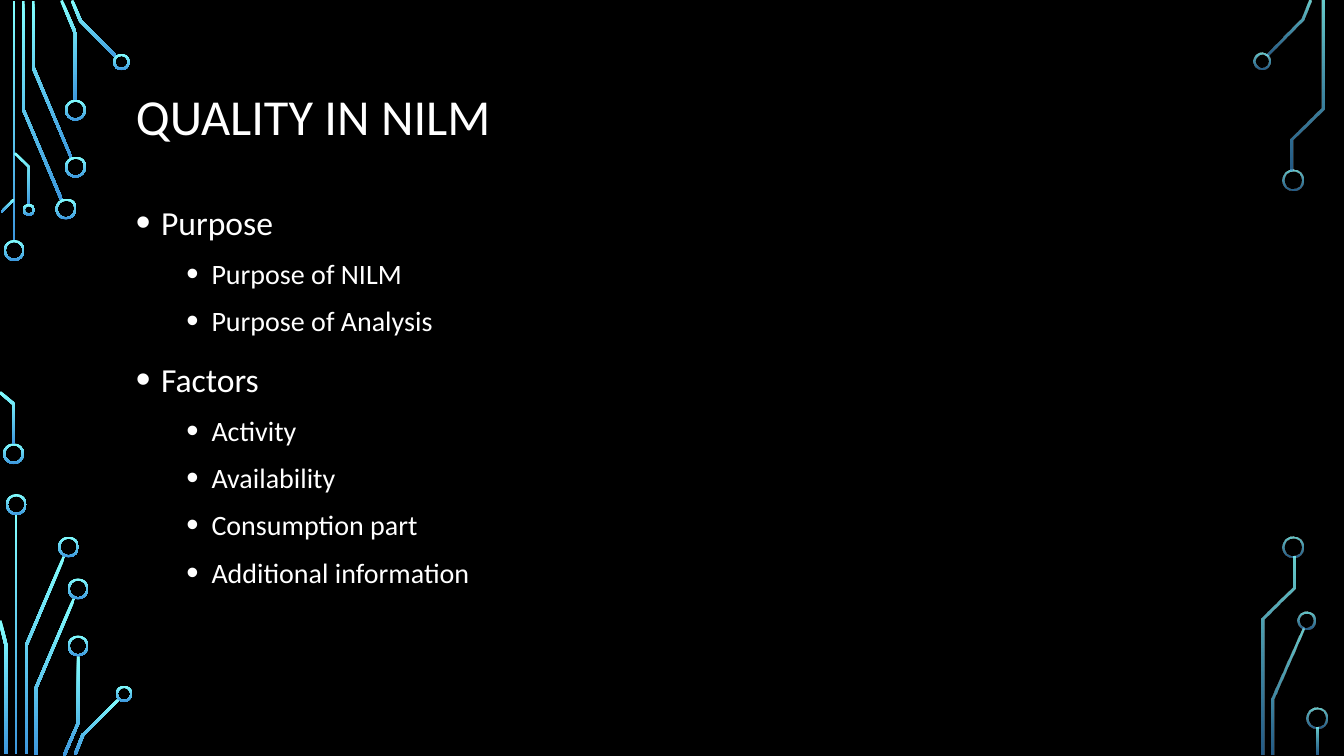
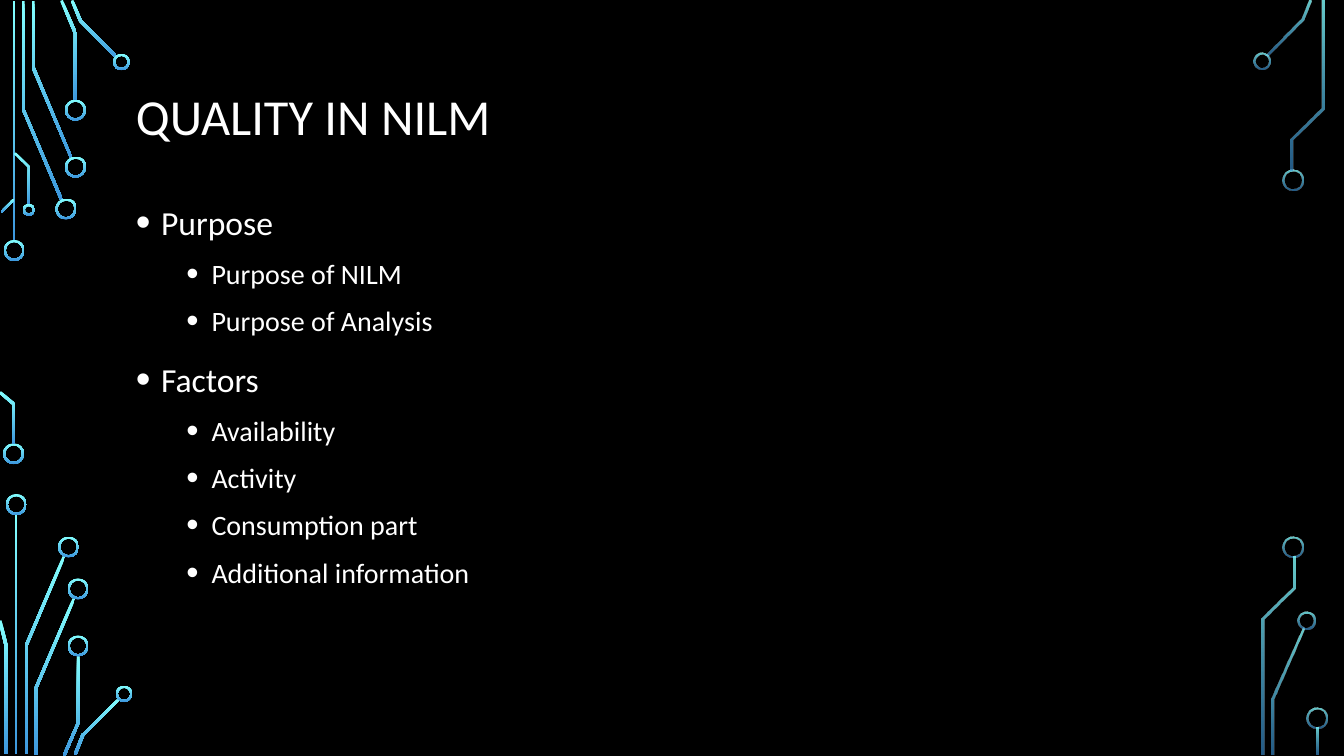
Before and after one commit to RuneHeick/Speciale, a slide deck: slide 6 of Præsentation/presentation.pptx. Drawn at 1344x756 pixels with LibreOffice and Linux fonts; fonts in the diff are those of the drawing; background and template pictures are left out. Boxes give left, top, right and bottom in pixels: in the first picture for what was removed or moved away, otherwise in the second. Text is boxed around its words. In the diff, an @@ line names an element or a change of style, - is before the commit and + after.

```diff
--- a/Præsentation/presentation.pptx
+++ b/Præsentation/presentation.pptx
@@ text at <box>212,421,336,446</box>: paragraph added @@
+  • Availability
@@ text at <box>212,468,336,493</box>: paragraph removed @@
-  • Availability
```
Also in this commit, not shown: 13 other slides changed, 2 slides added, 1 slide removed, 1 other file.
